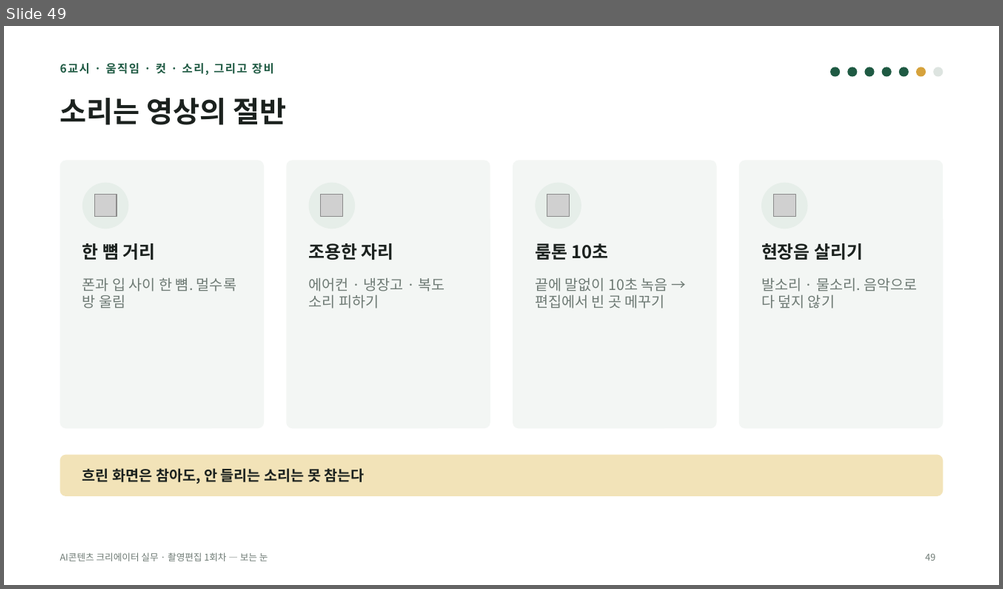
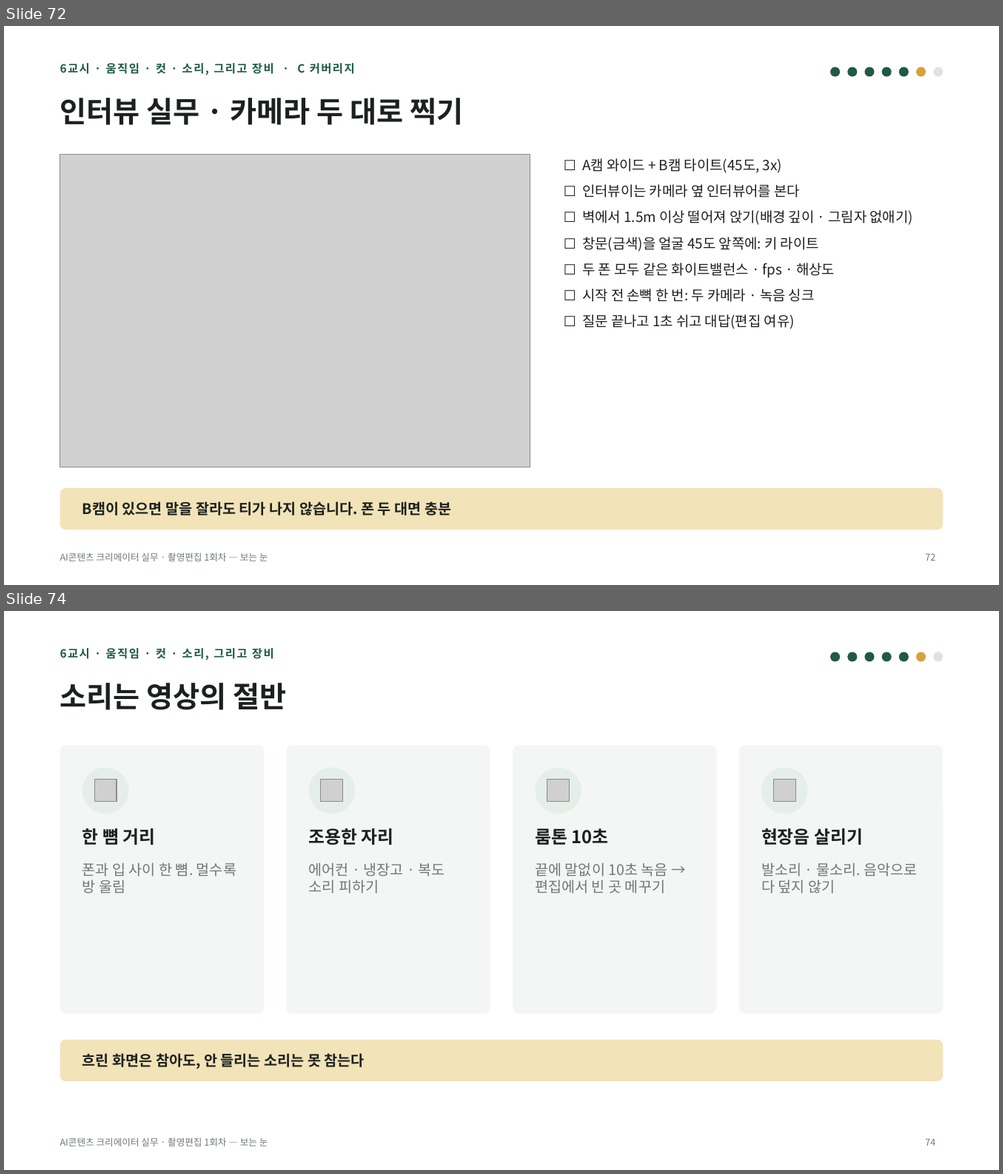
Before and after one commit to yujida/MARUBIT, a slide deck: lectures/01/1회차_보는눈_슬라이드.pptx. Shown one above the other, each under a label of ours: slide 49 before the commit, slides 72 and 74 after it; the slides between them are not shown. The pictures are 1003x589 and 1003x1174 pixels, drawn with LibreOffice and Linux fonts; fonts in the diff are those of the drawing; grey boxes stand for pictures. Boxes give left, top, right and bottom in pixels: in the first picture for what was removed or moved away, otherwise in the second. Text is boxed around its words. In the diff, an @@ line names an element or a change of style, - is before the commit and + after.

```diff
--- a/lectures/01/1회차_보는눈_슬라이드.pptx
+++ b/lectures/01/1회차_보는눈_슬라이드.pptx
@@ slide 72 added at <box>4,26,999,585</box>, background #FFFFFF; not listed: 1 template element that a slide beside it also shows @@
@@ text added at <box>60,63,355,75</box>, 11 pt, text #1F5A43, bold @@
+6교시 · 움직임 · 컷 · 소리, 그리고 장비 · C 커버리지
@@ ellipse added at <box>830,67,839,77</box>, fill #1F5A43 @@
@@ ellipse added at <box>847,67,856,77</box>, fill #1F5A43 @@
@@ ellipse added at <box>865,67,874,77</box>, fill #1F5A43 @@
@@ ellipse added at <box>882,67,891,77</box>, fill #1F5A43 @@
@@ ellipse added at <box>899,67,908,77</box>, fill #1F5A43 @@
@@ ellipse added at <box>916,67,925,77</box>, fill #D6A23C @@
@@ ellipse added at <box>933,67,942,77</box>, fill #DDE4E0 @@
@@ title added at <box>60,98,463,125</box>, 28 pt, text #1B211E, bold @@
+인터뷰 실무 · 카메라 두 대로 찍기
@@ picture added at <box>60,154,530,468</box> @@
@@ text added at <box>582,158,913,329</box>, 13.5 pt, text #1B211E @@
+☐ A캠 와이드 + B캠 타이트(45도, 3x)
+☐ 인터뷰이는 카메라 옆 인터뷰어를 본다
+☐ 벽에서 1.5m 이상 떨어져 앉기(배경 깊이 · 그림자 없애기)
+☐ 창문(금색)을 얼굴 45도 앞쪽에: 키 라이트
+☐ 두 폰 모두 같은 화이트밸런스 · fps · 해상도
+☐ 시작 전 손뼉 한 번: 두 카메라 · 녹음 싱크
+☐ 질문 끝나고 1초 쉬고 대답(편집 여유)
@@ rounded rectangle added at <box>60,488,942,531</box>, fill #F2E3B8 @@
@@ text added at <box>82,502,451,516</box>, 14 pt, text #1B211E, bold @@
+B캠이 있으면 말을 잘라도 티가 나지 않습니다. 폰 두 대면 충분
@@ page number added at <box>925,554,935,561</box>, 9 pt, text #6E7A74 @@
+72
@@ what was slide 49 is now slide 74 @@
@@ page number at <box>925,1139,935,1146</box>: text changed @@
-49
+74
```
Also in this commit, not shown: 33 other slides added, 8 other files.
